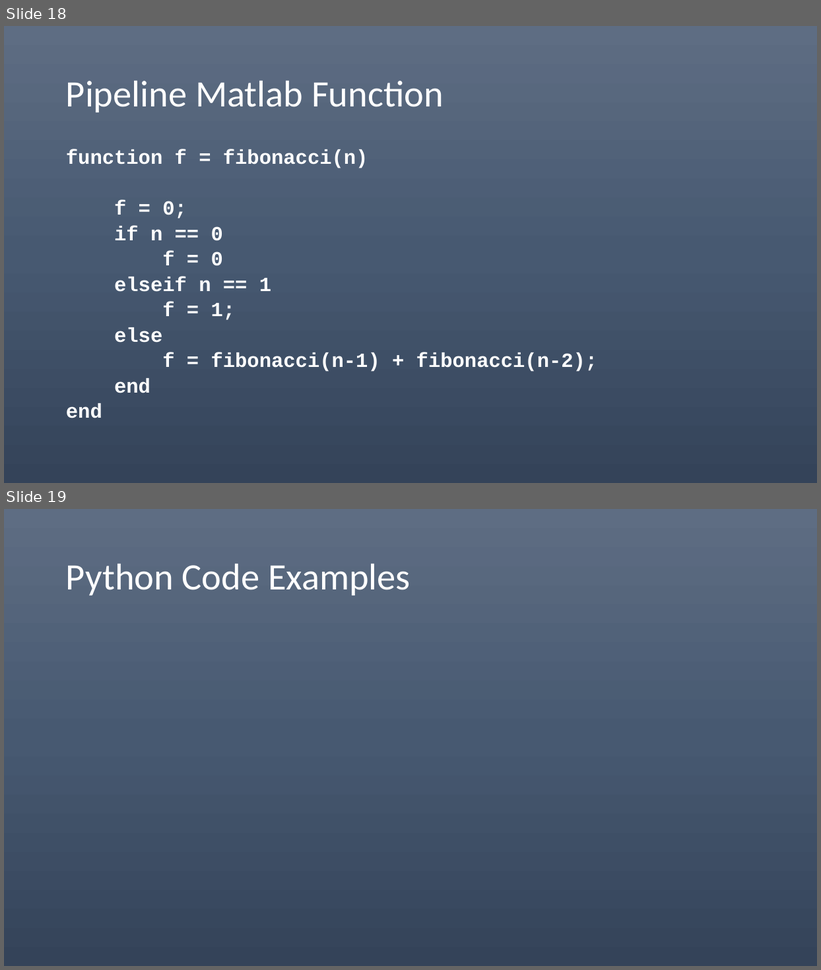
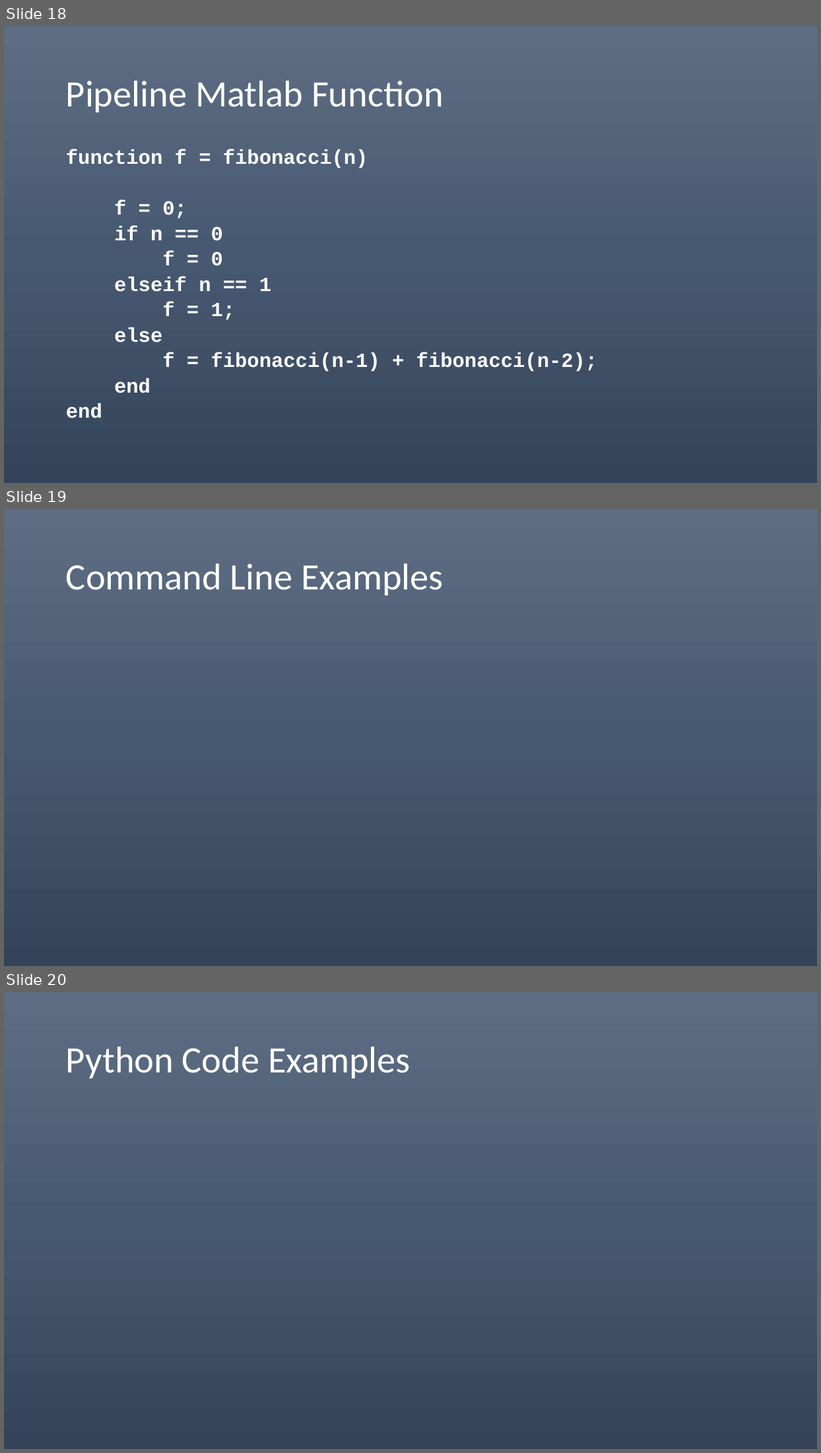
Before and after one commit to spacemanjosh/Python-to-Legacy-Code-Tutorial, a slide deck: doc/Utilizing Python to incorporate and tie together legacy code.pptx. Shown one above the other, each under a label of ours: slides 18 and 19 before the commit, slides 18, 19 and 20 after it. The pictures are 821x970 and 821x1453 pixels, drawn with LibreOffice and Linux fonts; fonts in the diff are those of the drawing. Boxes give left, top, right and bottom in pixels: in the first picture for what was removed or moved away, otherwise in the second. Text is boxed around its words. In the diff, an @@ line names an element or a change of style, - is before the commit and + after.

Commit message:
One more slide

```diff
--- a/doc/Utilizing Python to incorporate and tie together legacy code.pptx
+++ b/doc/Utilizing Python to incorporate and tie together legacy code.pptx
@@ slide 19 added at box(4, 509, 817, 966), background gradient #5E6D85 to #495A73 to #35445A @@
@@ title added at box(66, 564, 444, 595), 44 pt, text #FFFFFF @@
+Command Line Examples
@@ what was slide 19 is now slide 20 @@
```
